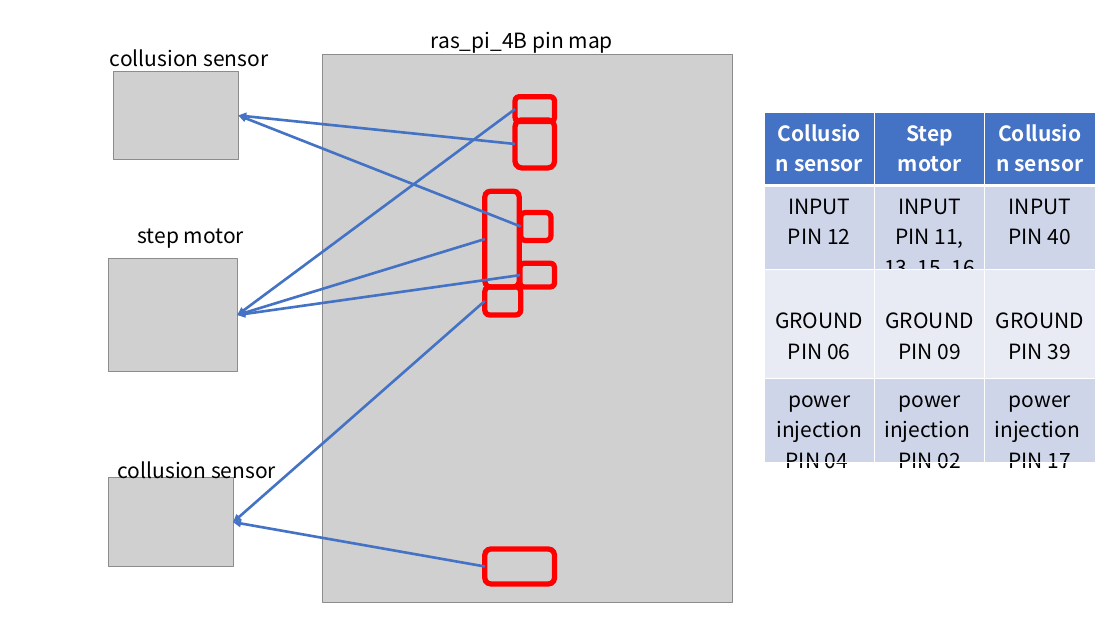
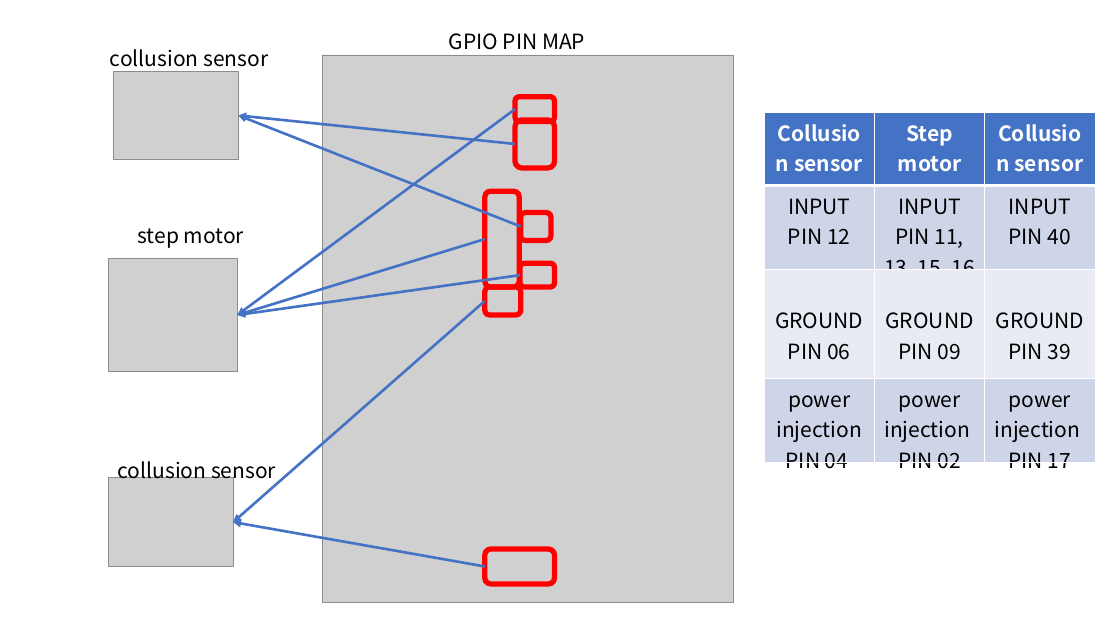
Before and after one commit to kang-beep/SmartForm_CameraModule, a slide deck: slide 16 of 스마트팜 카메라 모듈 구성도.pptx (slide 11 before the commit). Drawn at 1120x630 pixels with LibreOffice and Linux fonts; fonts in the diff are those of the drawing; grey boxes stand for pictures. Boxes give left, top, right and bottom in pixels: in the first picture for what was removed or moved away, otherwise in the second. Text is boxed around its words. In the diff, an @@ line names an element or a change of style, - is before the commit and + after.

```diff
--- a/스마트팜 카메라 모듈 구성도.pptx
+++ b/스마트팜 카메라 모듈 구성도.pptx
@@ text at [449,33,585,50]: text changed @@
-ras_pi_4B pin map
+GPIO PIN MAP
```
Also in this commit, not shown: 4 other slides changed, 9 slides added, 2 slides removed.
